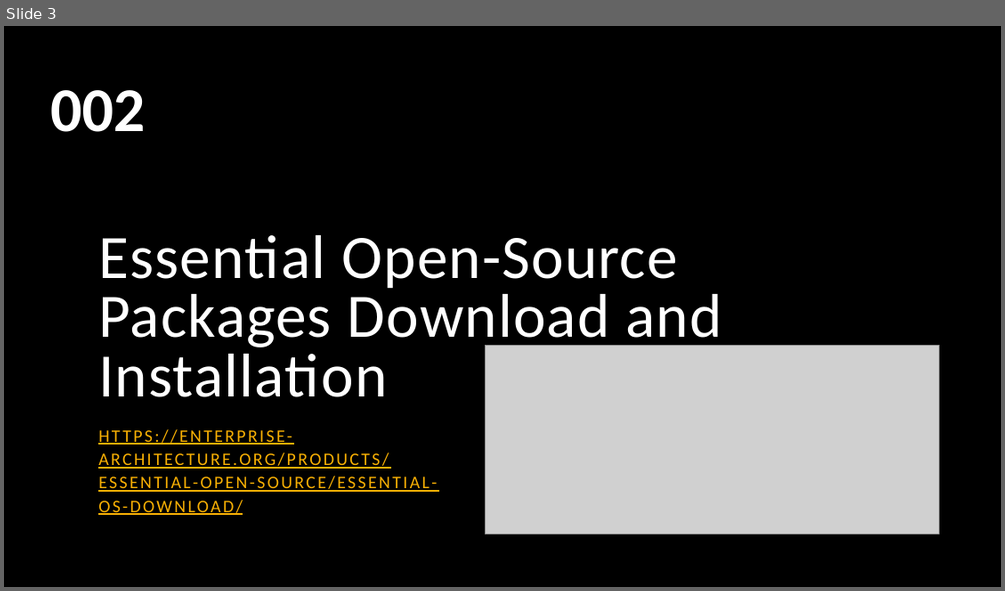
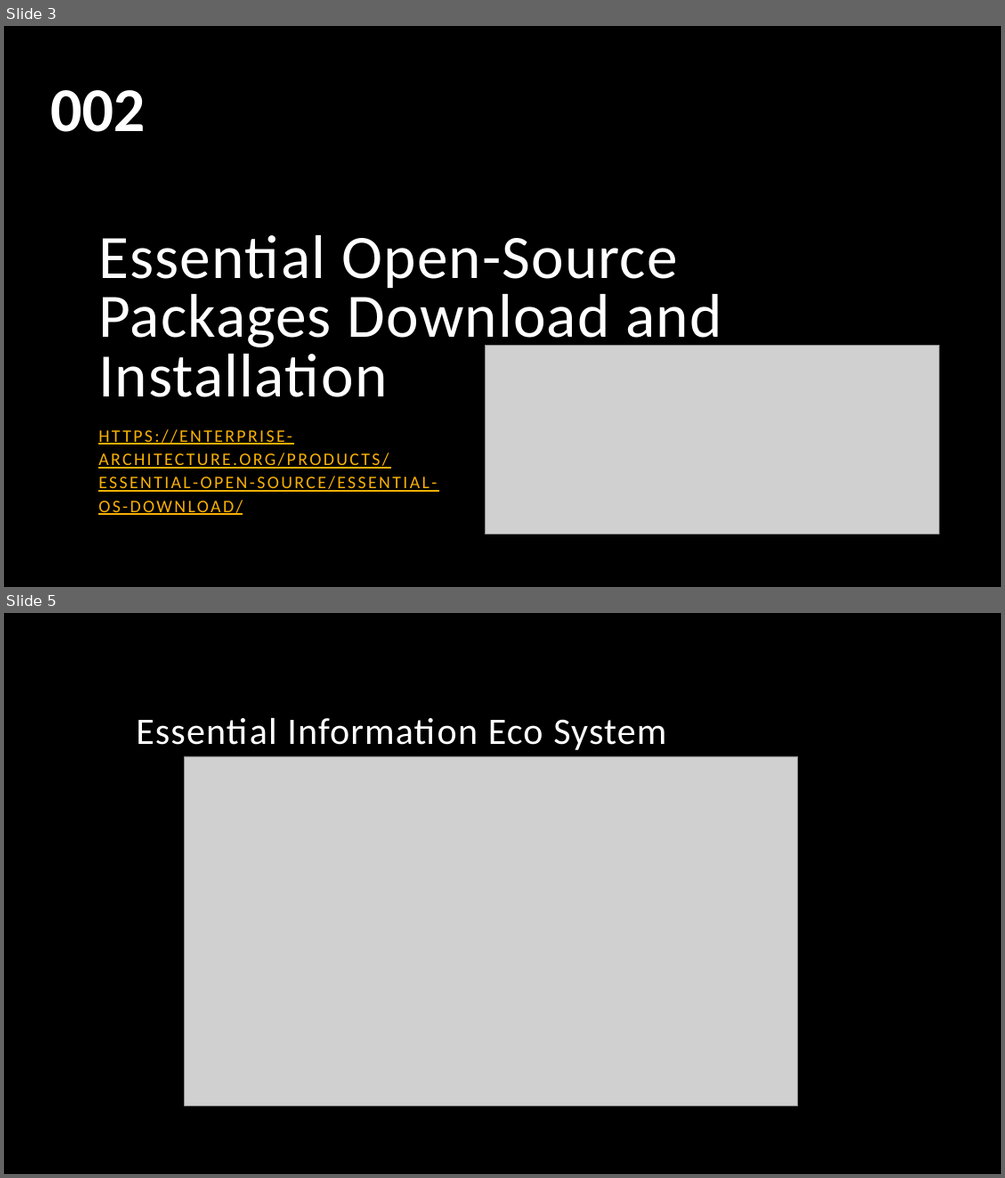
Before and after one commit to yasenstar/EA, a slide deck: Essential_EA/Practice on Essential Enterprise Architecture Tool.pptx. Shown one above the other, each under a label of ours: slide 3 before the commit, slides 3 and 5 after it; the slides between them are not shown. The pictures are 1005x591 and 1005x1178 pixels, drawn with LibreOffice and Linux fonts; fonts in the diff are those of the drawing; grey boxes stand for pictures; background and template pictures are left out. Boxes give left, top, right and bottom in pixels: in the first picture for what was removed or moved away, otherwise in the second. Text is boxed around its words. In the diff, an @@ line names an element or a change of style, - is before the commit and + after.

Commit message:
add Essential 003

```diff
--- a/Essential_EA/Practice on Essential Enterprise Architecture Tool.pptx
+++ b/Essential_EA/Practice on Essential Enterprise Architecture Tool.pptx
@@ slide 5 added at (x1=4, y1=613, x2=1001, y2=1174), background picture (left out) @@
@@ title added at (x1=136, y1=718, x2=666, y2=750), 36 pt, text #FFFFFF @@
+Essential Information Eco System
@@ picture added at (x1=184, y1=756, x2=797, y2=1106) @@
```
Also in this commit, not shown: 3 other slides added, 2 other files.
